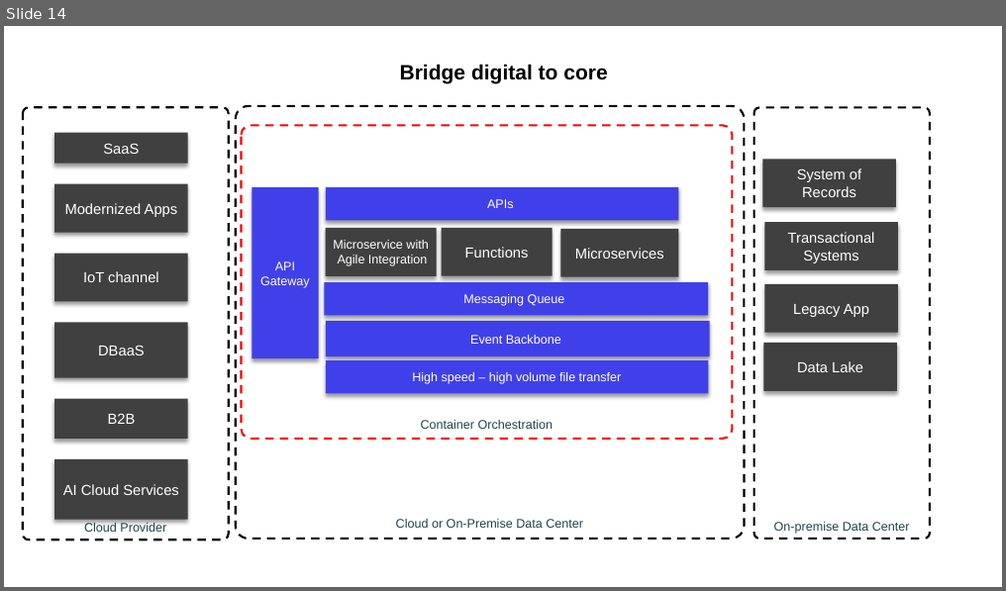
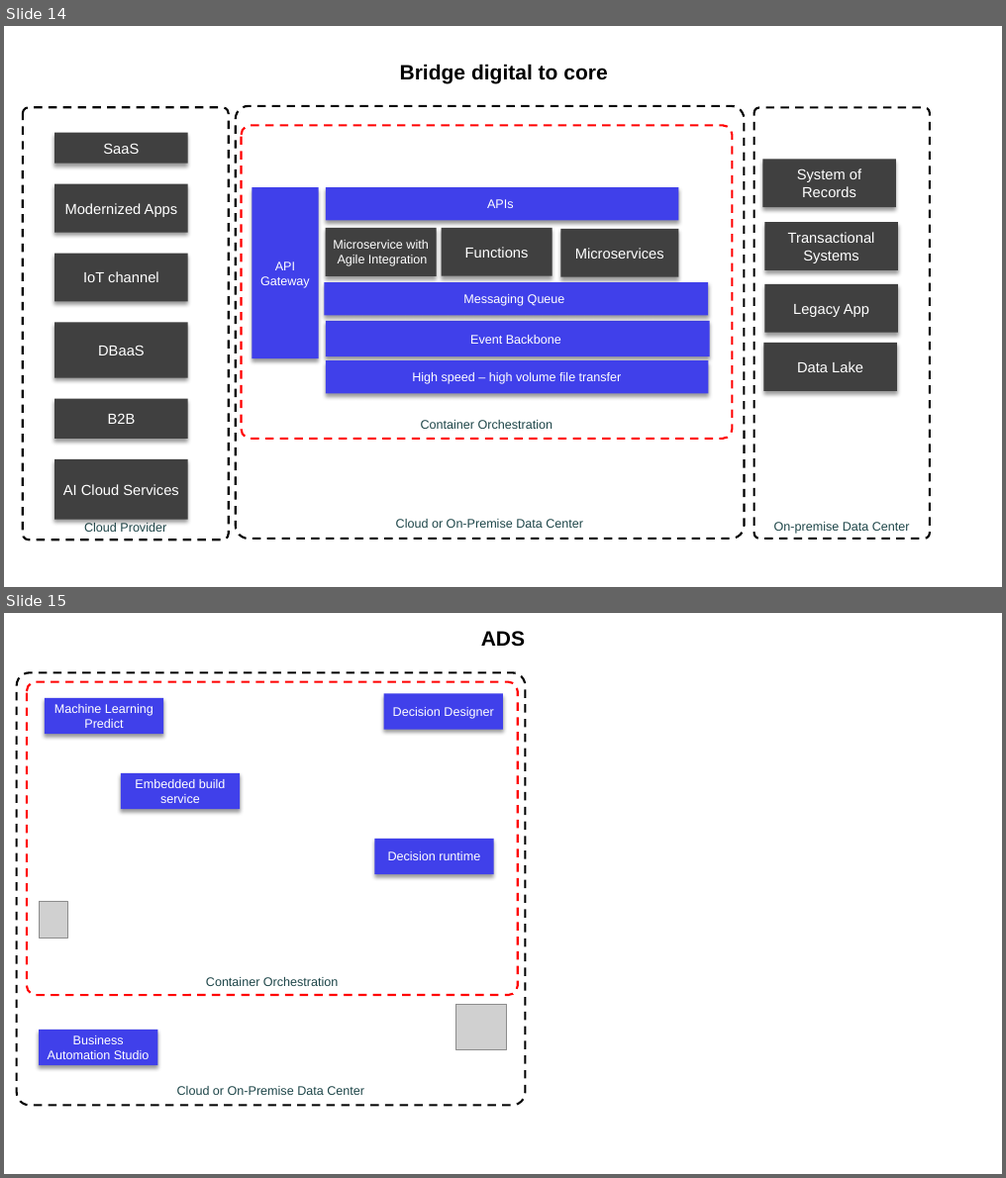
Before and after one commit to jbcodeforce/jbcodeforce.github.io, a slide deck: docs/Diagrams.pptx. Shown one above the other, each under a label of ours: slide 14 before the commit, slides 14 and 15 after it. The pictures are 1006x591 and 1006x1178 pixels, drawn with LibreOffice and Linux fonts; fonts in the diff are those of the drawing; grey boxes stand for pictures. Boxes give left, top, right and bottom in pixels: in the first picture for what was removed or moved away, otherwise in the second. Text is boxed around its words. In the diff, an @@ line names an element or a change of style, - is before the commit and + after.

```diff
--- a/docs/Diagrams.pptx
+++ b/docs/Diagrams.pptx
@@ slide 15 added at (4, 613, 1002, 1174), background #FFFFFF; not listed: 1 template element that a slide beside it also shows @@
@@ title added at (481, 631, 525, 647), 20 pt, text #000000, bold @@
+ADS
@@ rounded rectangle added at (17, 672, 526, 1106), outline #000000 2 pt dashed, 12 pt, text #1E4649 @@
+Cloud or On-Premise Data Center
@@ rounded rectangle added at (27, 682, 518, 995), outline #FF0000 2 pt dashed, 12 pt, text #1E4649 @@
+Container Orchestration
@@ rectangle added at (45, 698, 163, 735), fill #4040EA, 12 pt, text #FFFFFF @@
+Machine Learning Predict
@@ rectangle added at (384, 694, 503, 730), fill #4040EA, 12 pt, text #FFFFFF @@
+Decision Designer
@@ rectangle added at (121, 773, 240, 809), fill #4040EA, 12 pt, text #FFFFFF @@
+Embedded build service
@@ rectangle added at (374, 839, 494, 874), fill #4040EA, 12 pt, text #FFFFFF @@
+Decision runtime
@@ picture added at (39, 901, 67, 938) @@
@@ picture added at (456, 1004, 507, 1051) @@
@@ rectangle added at (39, 1030, 157, 1065), fill #4040EA, 12 pt, text #FFFFFF @@
+Business Automation Studio
```
Also in this commit, not shown: 9 other files.
